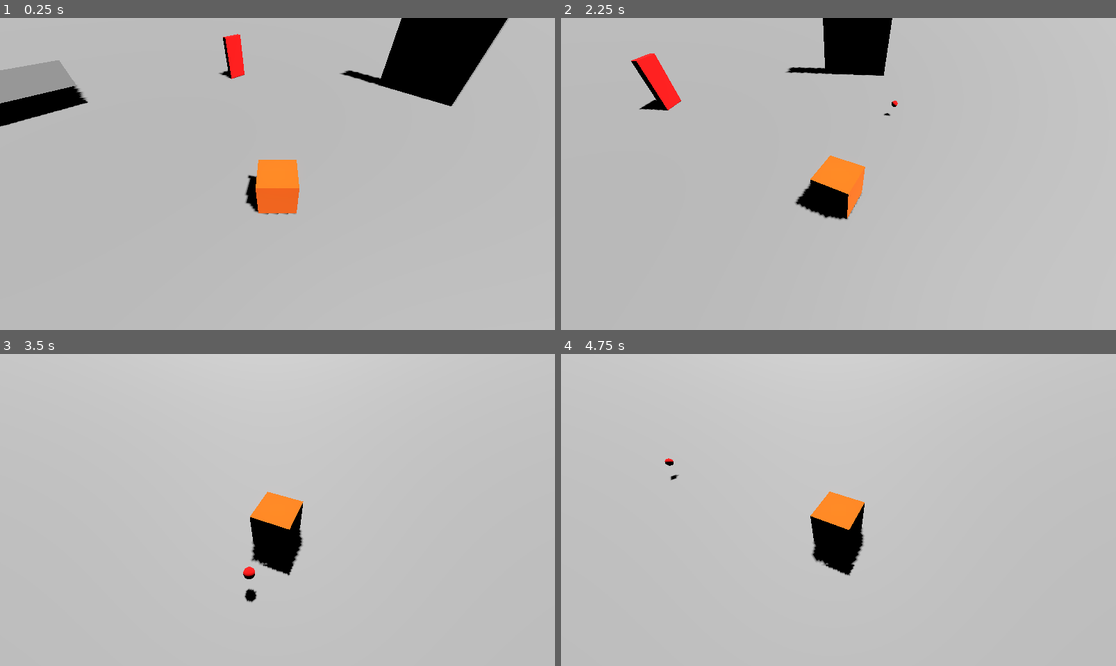
Above: before the commit, frames 1-4 (two rows, left to right).
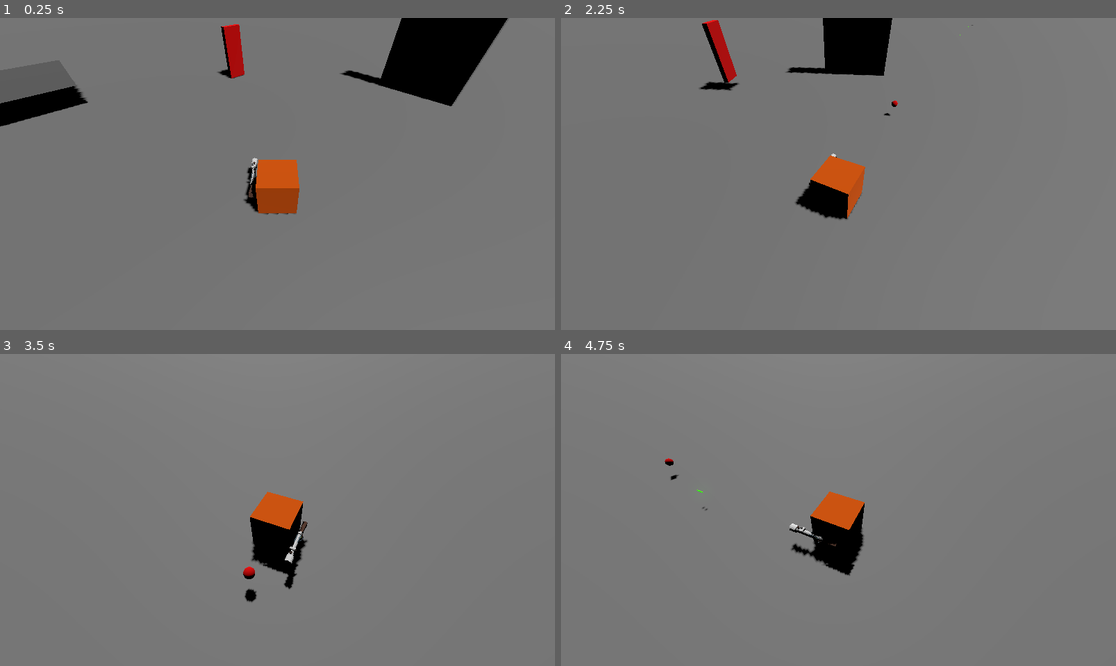
Above: after the commit, the same moments.

Repository: IgorMianowany/IsoShooter
Game: Godot game, scene res://world.tscn
The game is run twice, just before and just after one commit, with the same random seed, the same clock (stepped at 60 frames per second) and the same inputs.
Inputs (mouse positions are in pixels of both pictures, inside the frame that each line leads up to):
- Up to frame 1 (0.25 s): no input
- Up to frame 2 (2.25 s): tap Enter (ui_accept) at 0.5, 0.77, 0.8, 1.07, 1.35, 1.52, 1.82 s; move the mouse to (960, 158) at 0.52 s; press the mouse at (960, 158) at 0.53 s; hold Right (ui_right) 0.53-1.28 s; move the mouse to (727, 189) at 1.27 s; release the mouse at (727, 189) at 1.28 s; hold Down (ui_down) 1.28-2.03 s; click (727, 189) at 1.55 s; move the mouse to (894, 105) at 2.02 s; hold Right (ui_right) from 2.03 s (still down); hold Q (rotate_camera_clockwise) from 2.03 s (still down)
- Up to frame 3 (3.5 s): tap Enter (ui_accept) at 2.3, 3.02, 3.32 s; move the mouse to (249, 572) at 2.77 s; release Right (ui_right) at 2.78 s; release Q (rotate_camera_clockwise) at 2.78 s; hold Up (ui_up) from 2.78 s (still down); tap E (rotate_camera_counterclockwise) at 2.85 s; click (249, 572) at 3.05 s
- Up to frame 4 (4.75 s): tap Enter (ui_accept) at 3.5, 3.77, 3.8, 4.07, 4.52 s; move the mouse to (1005, 556) at 3.52 s; release Up (ui_up) at 3.53 s; press the mouse at (1005, 556) at 3.53 s; hold Left (ui_left) from 3.53 s (still down); move the mouse to (672, 463) at 4.27 s; release the mouse at (672, 463) at 4.28 s; tap 1 (weapon_1) at 4.35 s; click (672, 463) at 4.55 s

The runs differ from the first frame. In frame 1, 94% of the frame differs, in the area x 0-100%, y 0-100%; in frame 2, 97%; in frame 3, 99%; in frame 4, 99%.

Commit message:
added shooting, collisions and some basic visual elements

Diff:
--- /dev/null
+++ b/body_part.gd
@@ -0,0 +1,19 @@
+class_name BodyPart
+extends Area3D
+
+@export var damage := 1
+
+signal body_part_hit(damage)
+
+
+# Called when the node enters the scene tree for the first time.
+func _ready() -> void:
+	pass # Replace with function body.
+
+
+# Called every frame. 'delta' is the elapsed time since the previous frame.
+func _process(delta: float) -> void:
+	pass
+
+func hit():
+	emit_signal("body_part_hit", damage * 10)
--- /dev/null
+++ b/bullet.gd
@@ -0,0 +1,33 @@
+class_name Bullet
+extends Node3D
+
+var speed : float = 40
+var lifetime_timer : Timer = Timer.new()
+
+@onready var mesh = $MeshInstance3D
+@onready var ray = $RayCast3D
+@onready var emitter: GPUParticles3D = $GPUParticles3D
+
+
+# Called when the node enters the scene tree for the first time.
+func _ready() -> void:
+	add_child(lifetime_timer)
+	lifetime_timer.connect("timeout", on_lifetime_timeout)
+	lifetime_timer.start(2)
+
+func _physics_process(delta: float) -> void:
+	position += transform.basis * Vector3(0, 0, -speed) * delta
+
+# Called every frame. 'delta' is the elapsed time since the previous frame.
+func _process(_delta: float) -> void:
+	if ray.is_colliding():
+		mesh.visible = false
+		emitter.emitting = true
+		ray.enabled = false
+		if ray.get_collider().is_in_group("enemy"):
+			ray.get_collider().hit()
+		await emitter.finished
+		queue_free()
+
+func on_lifetime_timeout():
+	queue_free()
--- /dev/null
+++ b/bullet.tscn
@@ -0,0 +1,50 @@
+[gd_scene load_steps=7 format=3 uid="uid://848un0rhd7j0"]
+
+[ext_resource type="Script" uid="uid://y2s0yv486mdw" path="res://bullet.gd" id="1_v7oki"]
+
+[sub_resource type="BoxMesh" id="BoxMesh_rtl8c"]
+size = Vector3(0.05, 0.05, 0.5)
+
+[sub_resource type="StandardMaterial3D" id="StandardMaterial3D_rtl8c"]
+albedo_color = Color(0.45882353, 1, 0, 1)
+emission_enabled = true
+emission = Color(0, 1, 0, 1)
+emission_energy_multiplier = 15.0
+
+[sub_resource type="ParticleProcessMaterial" id="ParticleProcessMaterial_v7oki"]
+direction = Vector3(0, 0, 1)
+initial_velocity_min = 3.0
+initial_velocity_max = 5.0
+
+[sub_resource type="StandardMaterial3D" id="StandardMaterial3D_v7oki"]
+albedo_color = Color(0.45882353, 1, 0, 1)
+emission_enabled = true
+emission = Color(0, 1, 0, 1)
+emission_energy_multiplier = 8.0
+
+[sub_resource type="BoxMesh" id="BoxMesh_v8qja"]
+material = SubResource("StandardMaterial3D_v7oki")
+size = Vector3(0.04, 0.04, 0.04)
+
+[node name="Bullet" type="Node3D"]
+script = ExtResource("1_v7oki")
+
+[node name="RayCast3D" type="RayCast3D" parent="."]
+transform = Transform3D(1, 0, 0, 0, 1, 0, 0, 0, 1, 0, 0, -0.24085256)
+target_position = Vector3(0, 0, -1)
+collision_mask = 258
+collide_with_areas = true
+
+[node name="MeshInstance3D" type="MeshInstance3D" parent="."]
+mesh = SubResource("BoxMesh_rtl8c")
+surface_material_override/0 = SubResource("StandardMaterial3D_rtl8c")
+
+[node name="GPUParticles3D" type="GPUParticles3D" parent="."]
+transform = Transform3D(1, 0, 0, 0, 1, 0, 0, 0, 1, 0.006296873, 0, 0.017405927)
+emitting = false
+amount = 15
+lifetime = 0.5
+one_shot = true
+explosiveness = 1.0
+process_material = SubResource("ParticleProcessMaterial_v7oki")
+draw_pass_1 = SubResource("BoxMesh_v8qja")
--- /dev/null
+++ b/enemy.gd
@@ -0,0 +1,37 @@
+class_name Enemy
+extends CharacterBody3D
+
+
+const SPEED = 5.0
+const JUMP_VELOCITY = 4.5
+var health = 100
+
+
+
+func _physics_process(delta: float) -> void:
+	# Add the gravity.
+	if not is_on_floor():
+		velocity += get_gravity() * delta
+
+	# Handle jump.
+	if Input.is_action_just_pressed("ui_accept") and is_on_floor():
+		velocity.y = JUMP_VELOCITY
+
+	# Get the input direction and handle the movement/deceleration.
+	# As good practice, you should replace UI actions with custom gameplay actions.
+	var input_dir := Input.get_vector("ui_left", "ui_right", "ui_up", "ui_down")
+	var direction := (transform.basis * Vector3(input_dir.x, 0, input_dir.y)).normalized()
+	if direction:
+		velocity.x = direction.x * SPEED
+		velocity.z = direction.z * SPEED
+	else:
+		velocity.x = move_toward(velocity.x, 0, SPEED)
+		velocity.z = move_toward(velocity.z, 0, SPEED)
+
+	move_and_slide()
+
+
+func _on_area_3d_body_part_hit(damage: Variant) -> void:
+	health -= damage
+	if health <= 0:
+		queue_free()
--- a/enemy.tscn
+++ b/enemy.tscn
@@ -1,4 +1,7 @@
-[gd_scene load_steps=3 format=3 uid="uid://vncdxs0e6aws"]
+[gd_scene load_steps=7 format=3 uid="uid://vncdxs0e6aws"]
+
+[ext_resource type="Script" uid="uid://pp628fuvmygj" path="res://enemy.gd" id="1_4gyqm"]
+[ext_resource type="Script" uid="uid://cnwx1e6xll8q7" path="res://body_part.gd" id="1_7k104"]
 
 [sub_resource type="StandardMaterial3D" id="StandardMaterial3D_7xaro"]
 albedo_color = Color(1, 0, 0, 1)
@@ -6,12 +9,36 @@
 [sub_resource type="BoxMesh" id="BoxMesh_7xaro"]
 material = SubResource("StandardMaterial3D_7xaro")
 
+[sub_resource type="BoxShape3D" id="BoxShape3D_4gyqm"]
+size = Vector3(1.9585571, 4.8310547, 1)
+
+[sub_resource type="BoxShape3D" id="BoxShape3D_qi2p4"]
+size = Vector3(1.8939819, 5.0499268, 0.7489011)
+
 [node name="Enemy" type="CharacterBody3D"]
+script = ExtResource("1_4gyqm")
 
 [node name="GPUParticlesCollisionBox3D" type="GPUParticlesCollisionBox3D" parent="."]
 transform = Transform3D(1, 0, 0, 0, 1, 0, 0, 0, 7.987195, 1.6406529, -0.28347015, 0.020599365)
+visible = false
 size = Vector3(14.123524, 6.1196136, 0.46954346)
 
 [node name="MeshInstance3D" type="MeshInstance3D" parent="."]
 transform = Transform3D(1.9483423, 0, 0, 0, 4.9545655, 0, 0, 0, 0.4560007, 0, 0, 0)
 mesh = SubResource("BoxMesh_7xaro")
+
+[node name="Area3D" type="Area3D" parent="." groups=["enemy"]]
+collision_layer = 256
+collision_mask = 0
+monitoring = false
+script = ExtResource("1_7k104")
+
+[node name="CollisionShape3D" type="CollisionShape3D" parent="Area3D"]
+transform = Transform3D(1, 0, 0, 0, 1, 0, 0, 0, 1, -0.011383057, 0.05419922, 0)
+shape = SubResource("BoxShape3D_4gyqm")
+
+[node name="CollisionShape3D" type="CollisionShape3D" parent="."]
+transform = Transform3D(1, 0, 0, 0, 1, 0, 0, 0, 1, -0.011833504, 0.00991106, -0.0012253523)
+shape = SubResource("BoxShape3D_qi2p4")
+
+[connection signal="body_part_hit" from="Area3D" to="." method="_on_area_3d_body_part_hit"]
--- a/player.gd
+++ b/player.gd
@@ -7,10 +7,15 @@
 var gravity : float = 100
 var move_direction = Vector3()
 
+var bullet := load("res://bullet.tscn")
+var instance
+
 @onready var camera = $CameraRig/Camera
 @onready var camera_rig = $CameraRig
 @onready var cursor = $Cursor
 @onready var current_emitter = $MachineGunEmitter
+@onready var gun_anim : AnimationPlayer = $"Rifle/SteampunkRifle/AnimationPlayer"
+@onready var gun_barrel = $Rifle/RayCast3D
 
 func _ready():
 	camera_rig.set_as_top_level(true)
@@ -23,8 +28,7 @@
 		get_tree().quit()
 	if event.is_action_pressed("shoot"):
 		current_emitter.restart()
-		current_emitter.emitting = true
-		print("emitting")
+		current_emitter.emitting = false
 	if event.is_action_released("shoot"):
 		current_emitter.emitting = false
 	if event.is_action("weapon_1"):
@@ -34,6 +38,15 @@
 
 
 func _physics_process(delta):
+	if Input.is_action_pressed("shoot"):
+		if !gun_anim.is_playing():
+			gun_anim.play("shoot")
+			instance = bullet.instantiate()
+			instance.position = gun_barrel.global_position
+			instance.transform.basis = gun_barrel.global_transform.basis
+			get_parent().add_child(instance)
+
+
 	camera_follows_player()
 	rotate_camera(delta)
 
--- a/player.tscn
+++ b/player.tscn
@@ -1,6 +1,7 @@
-[gd_scene load_steps=11 format=3 uid="uid://bvhy6trwsa5bv"]
+[gd_scene load_steps=12 format=3 uid="uid://bvhy6trwsa5bv"]
 
 [ext_resource type="Script" uid="uid://dyi8jls2of8s5" path="res://player.gd" id="1_4flbx"]
+[ext_resource type="PackedScene" uid="uid://on5ll4epths2" path="res://rifle.tscn" id="2_onrkg"]
 
 [sub_resource type="BoxShape3D" id="BoxShape3D_sh265"]
 
@@ -59,11 +60,12 @@
 transform = Transform3D(0.70710677, 0.49999997, -0.49999997, 0, 0.70710677, 0.70710677, 0.70710677, -0.49999997, 0.49999997, -5, 8, 5)
 
 [node name="Cursor" type="MeshInstance3D" parent="."]
-transform = Transform3D(0.5045207, 0, 0, 0, 0.5045207, 0, 0, 0, 0.5045207, 8.595, 0, 0)
+transform = Transform3D(0.5045207, 0, 0, 0, 0.5045207, 0, 0, 0, 0.5045207, 0, 0, -8)
 mesh = SubResource("SphereMesh_i3pqv")
 
 [node name="MachineGunEmitter" type="GPUParticles3D" parent="."]
 transform = Transform3D(-4.371139e-08, 0, 1, 0, 1, 0, -1, 0, -4.371139e-08, -0.041989446, 0, -1.2417927)
+visible = false
 cast_shadow = 0
 emitting = false
 amount = 2
@@ -77,6 +79,7 @@
 
 [node name="ShotgunEmitter" type="GPUParticles3D" parent="."]
 transform = Transform3D(-8.5199315e-07, 0, 1.0000008, 0, 1, 0, -19.491331, 0, -4.3711424e-08, -0.041989446, 0, -1.2417927)
+visible = false
 cast_shadow = 0
 emitting = false
 lifetime = 5.0
@@ -85,3 +88,10 @@
 collision_base_size = 0.2
 process_material = SubResource("ParticleProcessMaterial_onrkg")
 draw_pass_1 = SubResource("SphereMesh_4flbx")
+
+[node name="Rifle" parent="." instance=ExtResource("2_onrkg")]
+transform = Transform3D(1, 0, 0, 0, 1, 0, 0, 0, 1, -1.3422027, 0, -0.7223414)
+
+[node name="Rifle2" parent="." instance=ExtResource("2_onrkg")]
+transform = Transform3D(1, 0, 0, 0, 1, 0, 0, 0, 1, 1.396862, 0, -0.7223414)
+visible = false
--- a/project.godot
+++ b/project.godot
@@ -14,6 +14,10 @@
 run/main_scene="uid://bgcnjcjnheqjs"
 config/features=PackedStringArray("4.5", "Forward Plus")
 config/icon="res://icon.svg"
+
+[display]
+
+window/size/mode=2
 
 [input]
 
@@ -68,6 +72,11 @@
 ]
 }
 
+[layer_names]
+
+3d_physics/layer_5="EnemyCollision"
+3d_physics/layer_9="EnemyHitbox"
+
 [rendering]
 
 lights_and_shadows/directional_shadow/soft_shadow_filter_quality=5
--- /dev/null
+++ b/rifle.tscn
@@ -0,0 +1,12 @@
+[gd_scene load_steps=2 format=3 uid="uid://on5ll4epths2"]
+
+[ext_resource type="PackedScene" uid="uid://ckr20d5f0pvmi" path="res://rifle_model.tscn" id="1_j33d7"]
+
+[node name="Rifle" type="Node3D"]
+
+[node name="SteampunkRifle" parent="." instance=ExtResource("1_j33d7")]
+transform = Transform3D(3, 0, 0, 0, 3, 0, 0, 0, 3, 0, 0, 0)
+
+[node name="RayCast3D" type="RayCast3D" parent="."]
+transform = Transform3D(1, 0, 0, 0, 1, 0, 0, 0, 1, 0, 0, -1.3839682)
+target_position = Vector3(0, 0, -1)
--- /dev/null
+++ b/rifle_model.tscn
@@ -0,0 +1,32 @@
+[gd_scene load_steps=5 format=3 uid="uid://ckr20d5f0pvmi"]
+
+[ext_resource type="PackedScene" uid="uid://cyrbg8vyr0js5" path="res://Steampunk Rifle.glb" id="1_1g8os"]
+
+[sub_resource type="Animation" id="Animation_5xxu6"]
+length = 0.1
+step = 0.01
+
+[sub_resource type="Animation" id="Animation_sf0wx"]
+resource_name = "shoot"
+length = 0.1
+step = 0.01
+tracks/0/type = "position_3d"
+tracks/0/imported = false
+tracks/0/enabled = true
+tracks/0/path = NodePath("Node")
+tracks/0/interp = 1
+tracks/0/loop_wrap = true
+tracks/0/keys = PackedFloat32Array(0, 1, 0, 0, 0, 0.01, 1, 0, 0, 0.05, 0.1, 1, 0, 0, 0)
+
+[sub_resource type="AnimationLibrary" id="AnimationLibrary_dq6n1"]
+_data = {
+&"RESET": SubResource("Animation_5xxu6"),
+&"shoot": SubResource("Animation_sf0wx")
+}
+
+[node name="Steampunk Rifle" instance=ExtResource("1_1g8os")]
+
+[node name="AnimationPlayer" type="AnimationPlayer" parent="." index="1"]
+libraries = {
+&"": SubResource("AnimationLibrary_dq6n1")
+}
--- a/world.tscn
+++ b/world.tscn
@@ -35,6 +35,8 @@
 
 [node name="Floor" type="StaticBody3D" parent="Map"]
 transform = Transform3D(0.9999999, 0, 0, 0, 1, 0, 0, 0, 0.9999999, 0, 0, 0)
+collision_layer = 3
+collision_mask = 3
 
 [node name="Mesh" type="MeshInstance3D" parent="Map/Floor"]
 transform = Transform3D(595.48, 0, 0, 0, 0.99999994, 0, 0, 0, 487.08505, 0, 0, 0)
@@ -47,27 +49,36 @@
 
 [node name="Obstacle" type="MeshInstance3D" parent="Map"]
 transform = Transform3D(2.0182762, 0, 0, 0, 8.586099, 0, 0, 0, 7.142314, 20.232191, 4.793049, 0.25449085)
+layers = 3
 mesh = SubResource("BoxMesh_fj7yv")
 
 [node name="StaticBody3D" type="StaticBody3D" parent="Map/Obstacle"]
+collision_layer = 3
+collision_mask = 3
 
 [node name="CollisionShape3D" type="CollisionShape3D" parent="Map/Obstacle/StaticBody3D"]
 shape = SubResource("ConcavePolygonShape3D_fj7yv")
 
 [node name="Ramp" type="MeshInstance3D" parent="Map"]
 transform = Transform3D(1.0091379, 7.435779, 0, -1.7478783, 4.2930484, 0, 0, 0, 7.1423144, -16.467947, 1.410614, -23.744526)
+layers = 3
 mesh = SubResource("BoxMesh_fj7yv")
 
 [node name="StaticBody3D" type="StaticBody3D" parent="Map/Ramp"]
+collision_layer = 3
+collision_mask = 3
 
 [node name="CollisionShape3D" type="CollisionShape3D" parent="Map/Ramp/StaticBody3D"]
 shape = SubResource("ConcavePolygonShape3D_fj7yv")
 
 [node name="Ramp2" type="MeshInstance3D" parent="Map"]
 transform = Transform3D(-8.822165e-08, -8.586098, 0, 2.018276, -3.7531026e-07, 0, 0, 0, 7.1423144, -8.969261, 3.4153764, -23.744526)
+layers = 3
 mesh = SubResource("BoxMesh_fj7yv")
 
 [node name="StaticBody3D" type="StaticBody3D" parent="Map/Ramp2"]
+collision_layer = 3
+collision_mask = 3
 
 [node name="CollisionShape3D" type="CollisionShape3D" parent="Map/Ramp2/StaticBody3D"]
 shape = SubResource("ConcavePolygonShape3D_fj7yv")
@@ -81,7 +92,7 @@
 
 [node name="DirectionalLight3D" type="DirectionalLight3D" parent="."]
 transform = Transform3D(0.5700398, 0.82161707, 0, -0.43212682, 0.2998106, 0.8505175, 0.6987997, -0.48482883, 0.52594674, 68.89986, 58.47956, 128.23676)
-light_energy = 2.0
+light_energy = 0.7
 shadow_enabled = true
 sky_mode = 1
 
Binary file added: Steampunk Rifle.glb
Not shown, added: Steampunk Rifle.glb.import
Not shown, added: body_part.gd.uid
Not shown, added: bullet.gd.uid
Not shown, added: enemy.gd.uid
